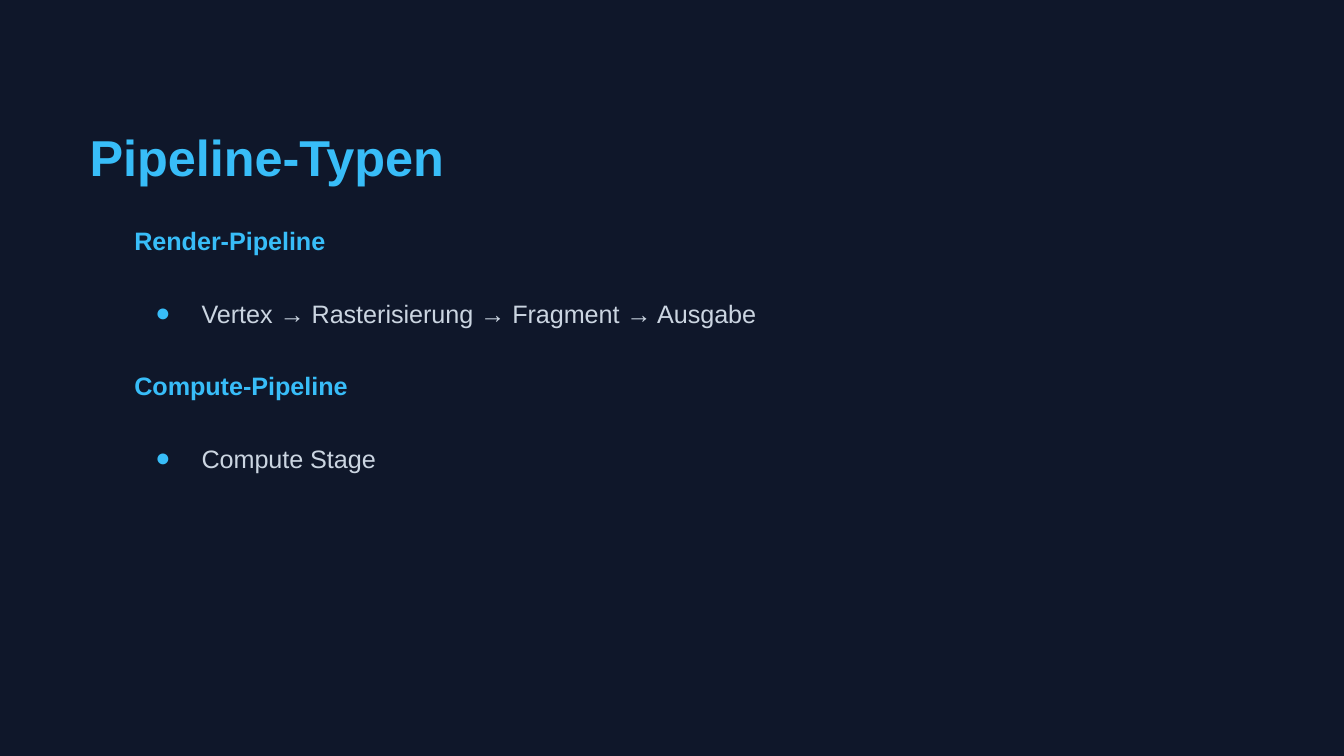
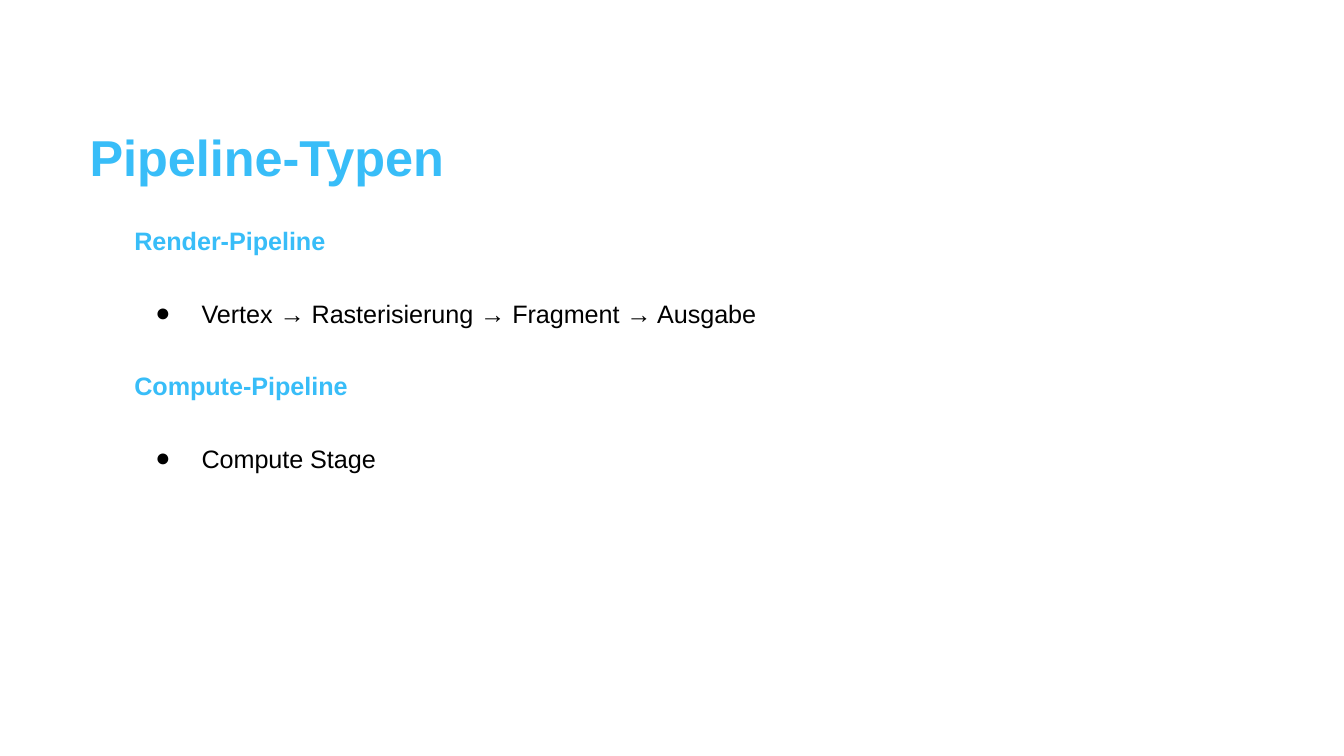
Before and after one commit to traum3rei/concepts-of-go, a slide deck: slide 5 of Zwischenpräsentation/WebGPU Technischer Überblick.pptx. Drawn at 1344x756 pixels with LibreOffice and Linux fonts; fonts in the diff are those of the drawing. Boxes give left, top, right and bottom in pixels: in the first picture for what was removed or moved away, otherwise in the second. Text is boxed around its words. In the diff, an @@ line names an element or a change of style, - is before the commit and + after.

```diff
--- a/Zwischenpräsentation/WebGPU Technischer Überblick.pptx
+++ b/Zwischenpräsentation/WebGPU Technischer Überblick.pptx
@@ background #0F172A to #FFFFFF @@
@@ text at bbox=[202, 304, 756, 474]: text colour #CBD5E1 to #000000 in "Vertex → Rasterisierung → Fragment → Ausgabe", "Compute Stage"; bullet colour #38BDF8 to #000000 @@
```
Also in this commit, not shown: 6 other slides changed, 2 slides added, 1 slide removed, 3 other files.
